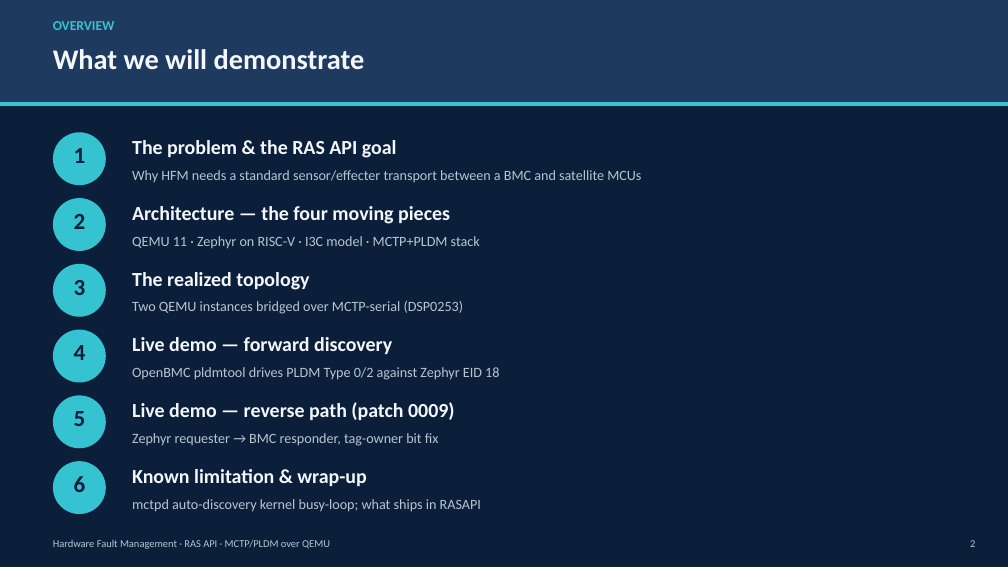
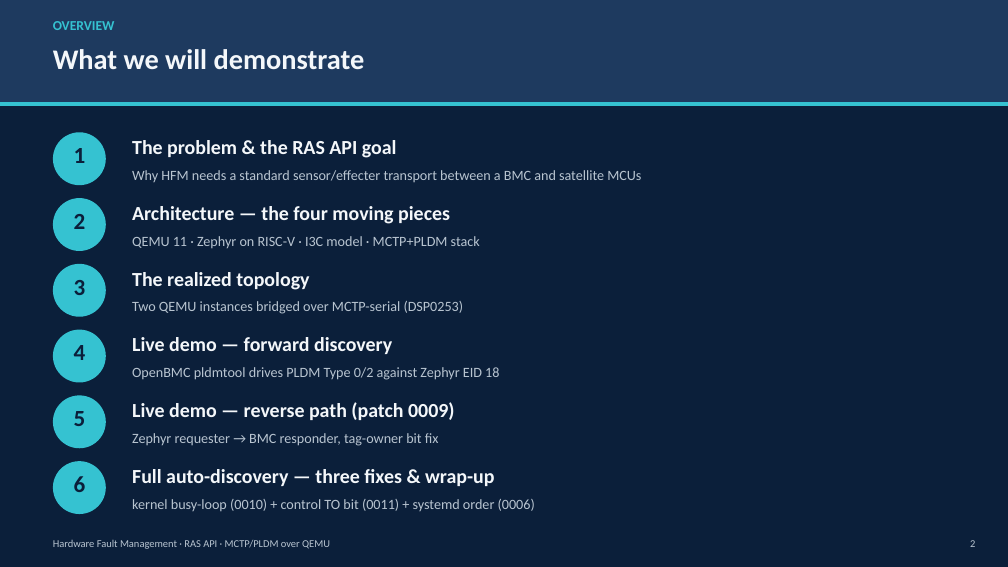
Before and after one commit to OCP-China-Projects/Hardware-Fault-Management, a slide deck: slide 2 of docs/demo/HFM_RASAPI_demo.pptx. Drawn at 1008x567 pixels with LibreOffice and Linux fonts; fonts in the diff are those of the drawing. Boxes give left, top, right and bottom in pixels: in the first picture for what was removed or moved away, otherwise in the second. Text is boxed around its words. In the diff, an @@ line names an element or a change of style, - is before the commit and + after.

```diff
--- a/docs/demo/HFM_RASAPI_demo.pptx
+++ b/docs/demo/HFM_RASAPI_demo.pptx
@@ text at bbox=[132, 469, 494, 486]: text changed @@
-Known limitation & wrap-up
+Full auto-discovery — three fixes & wrap-up
@@ text at bbox=[132, 499, 535, 511]: text changed @@
-mctpd auto-discovery kernel busy-loop; what ships in RASAPI
+kernel busy-loop (0010) + control TO bit (0011) + systemd order (0006)
```
Also in this commit, not shown: 8 other slides changed, 1 slide added, 1 slide removed, 11 other files.
